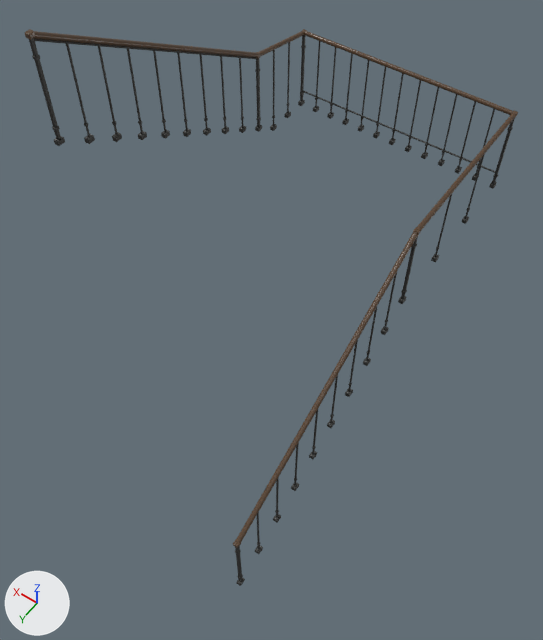
A saved change to the glTF model game/assets/props/stair_ironwork_service.glb.
One viewpoint serves both versions: a 50 mm camera at (-1.52, 1.56, 6.81) aimed at (0.9, -1.83, 1.49). The lights are fixed; the arrows at lower left show +X, +Y and +Z. The picture after the commit comes second.

In view in the first picture: 'Ironwork_cast_iron', 'Ironwork_wood_dark' and 1 more.
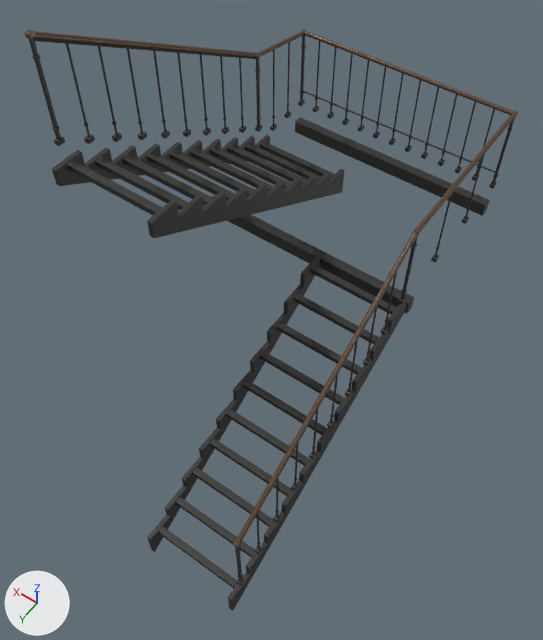
Changed parts and their boxes [x1, y1, x2, y2] in the pictures (543 x 640 px):
'StairStructure', added: after [52, 117, 490, 611]

What the commit changed:
Mesh me_notchedstringer_004 is new.
It has 2464 vertices, 4824 faces and spans x 0.01..2.39, y -4.48..0.0, z -0.3..3.05.
It uses material mat_cast_iron (dark grey #424240).
Object 'StairStructure' (ob_stairstructure) is new; it shows me_notchedstringer_004.
Its location is (0.0, 0.0, 0.0).
